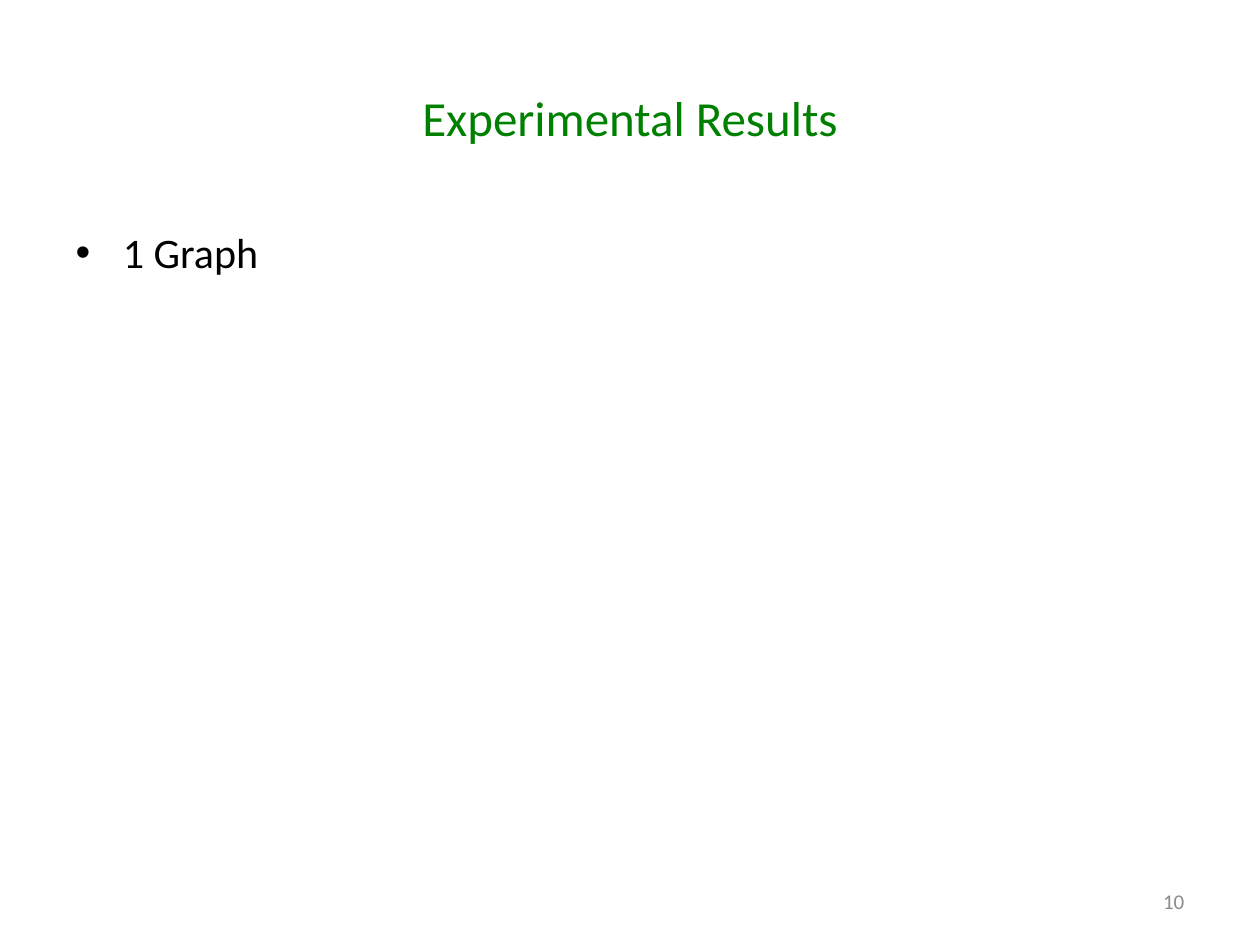
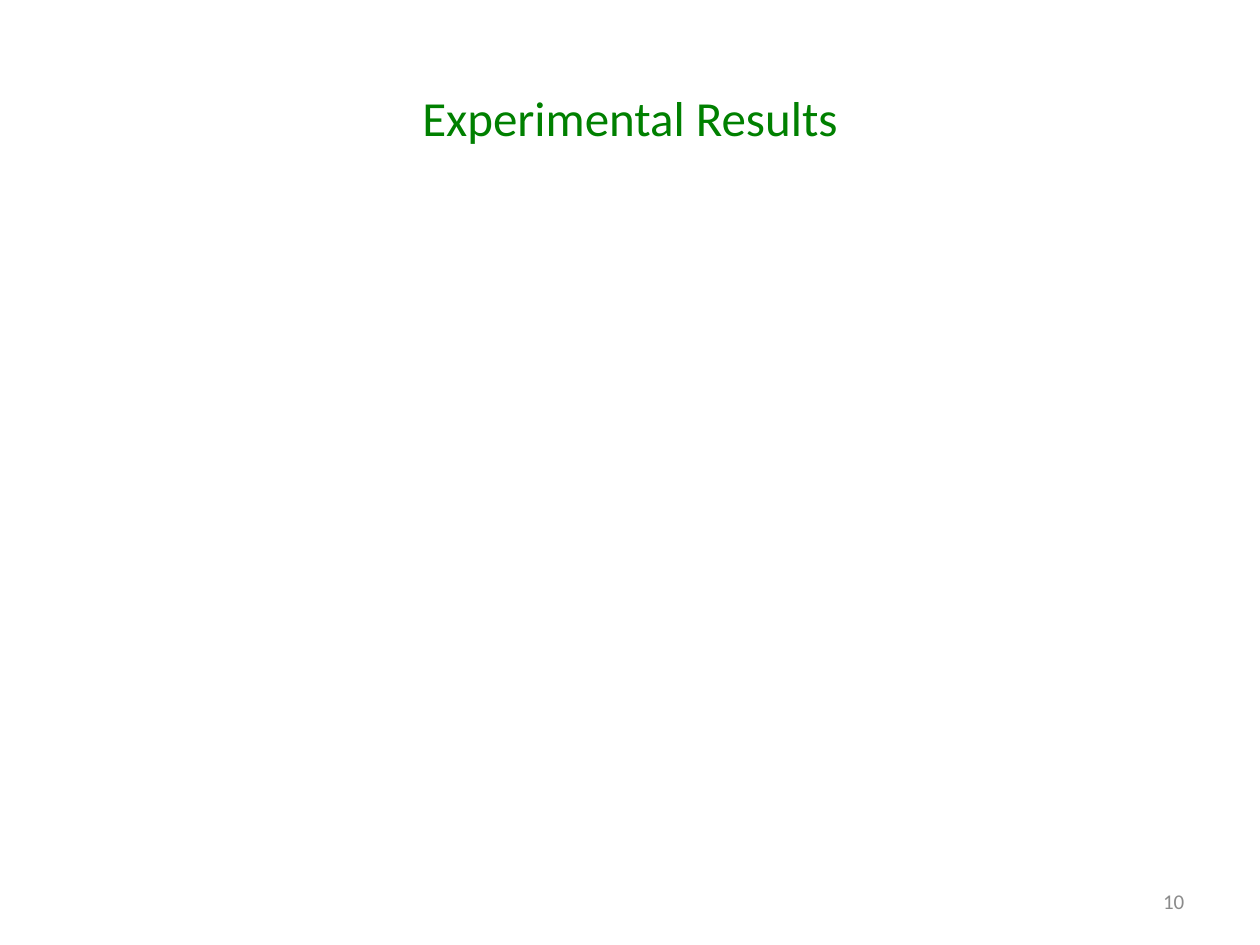
Before and after one commit to godares79/CS848-Project, a slide deck: slide 10 of PresentationSlides/Presentation.pptx. Drawn at 1260x945 pixels with LibreOffice and Linux fonts; fonts in the diff are those of the drawing; background and template pictures are left out. Boxes give left, top, right and bottom in pixels: in the first picture for what was removed or moved away, otherwise in the second. Text is boxed around its words. In the diff, an @@ line names an element or a change of style, - is before the commit and + after.

Commit message:
slides

```diff
--- a/PresentationSlides/Presentation.pptx
+++ b/PresentationSlides/Presentation.pptx
@@ text removed at [123,238,258,275] @@
-• 1 Graph
```
